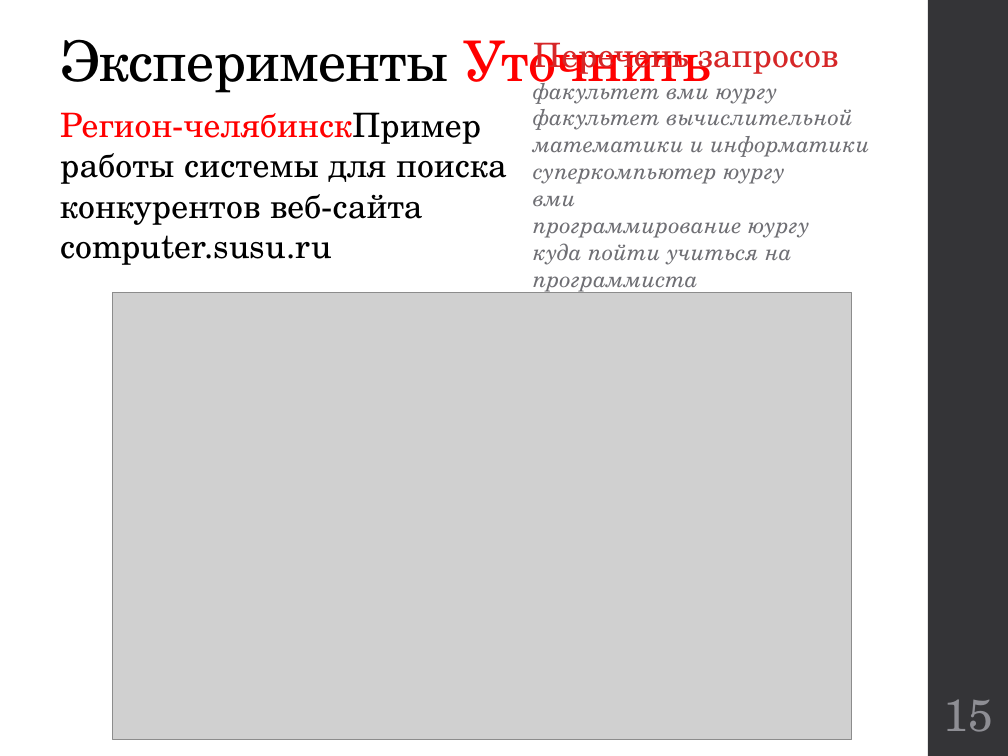
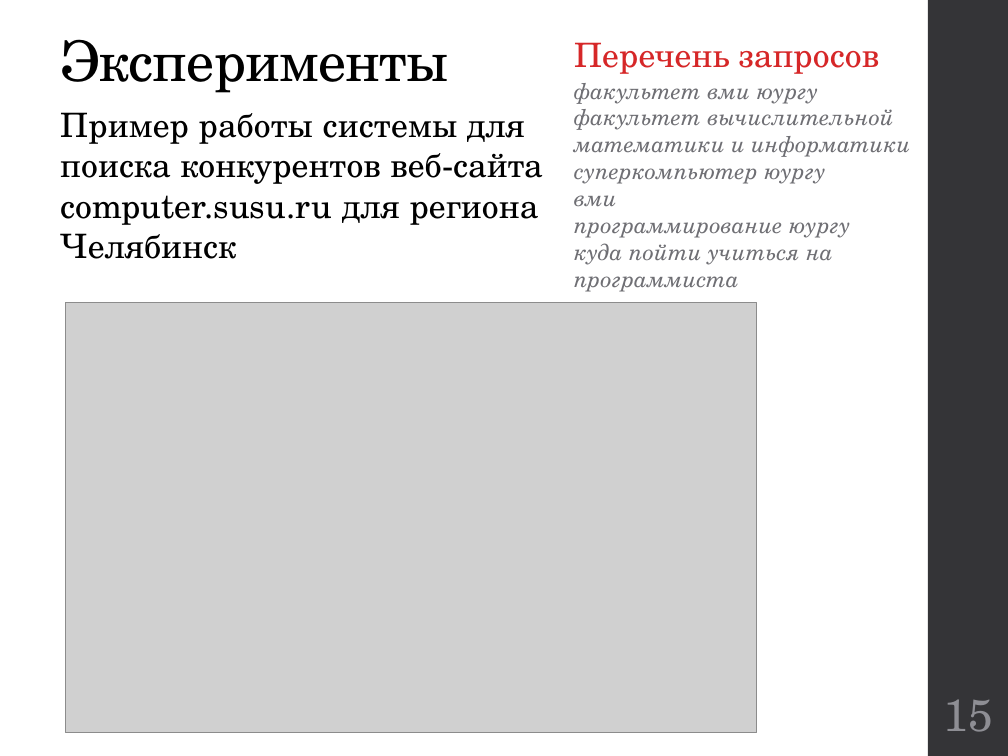
Before and after one commit to kwadraterry/diploma, a slide deck: slide 15 of Отчет/Доклад Неповинных.pptx. Drawn at 1008x756 pixels with LibreOffice and Linux fonts; fonts in the diff are those of the drawing; grey boxes stand for pictures. Boxes give left, top, right and bottom in pixels: in the first picture for what was removed or moved away, otherwise in the second. Text is boxed around its words. In the diff, an @@ line names an element or a change of style, - is before the commit and + after.

```diff
--- a/Отчет/Доклад Неповинных.pptx
+++ b/Отчет/Доклад Неповинных.pptx
@@ title at (60,39,448,93): text changed @@
-Эксперименты Уточнить
+Эксперименты
@@ text "Перечень запросов": place and size @@
-text "Перечень запросов" at (533,42,870,294)
+text "Перечень запросов" at (574,42,910,292)
@@ text at (60,112,543,259): text changed @@
-Регион-челябинскПример работы системы для поиска конкурентов веб-сайта
-computer.susu.ru
+Пример работы системы для поиска конкурентов веб-сайта
+computer.susu.ru для региона Челябинск
@@ picture: place and size @@
-picture at (113,292,852,740)
+picture at (66,302,757,733)
```
Also in this commit, not shown: 6 other slides changed, 1 slide added, 1 slide removed, 2 other files.
